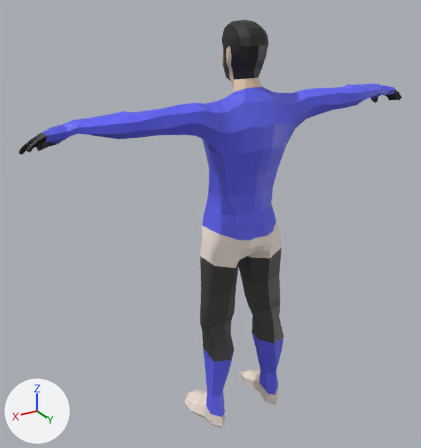
Before and after pictures for a commit that changed the Blender file Assets/Models/Guy/guy.blend.
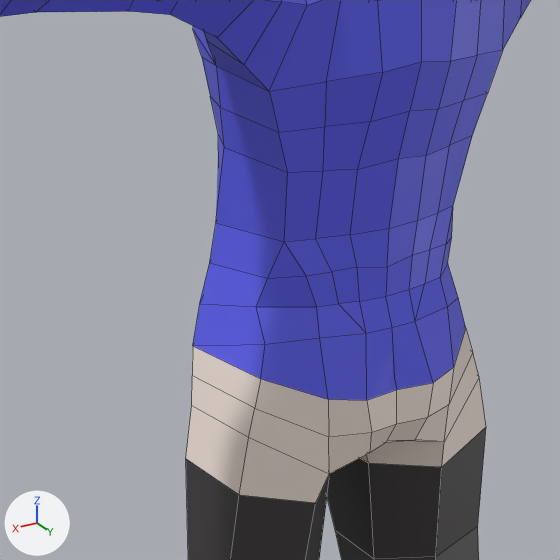
Old and new are each drawn whole from a 50 mm lens placed at (1.472, 2.182, 2.212), pointed at (0.106, -0.096, 1.074) and again close up on the part from 36% to 72% of the width and 29% to 63% of the height. Lighting does not change. The marker at lower left points along +X, +Y and +Z. The close-ups show mesh edges as thin lines.

Objects in the first close-up: 'Male'.
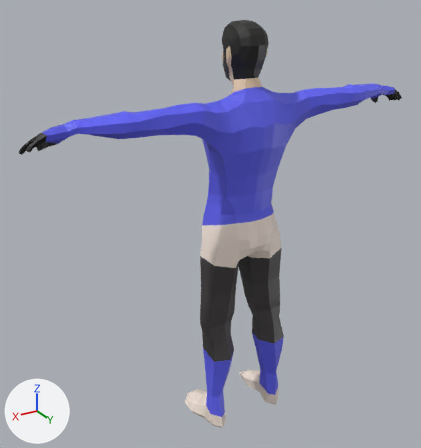
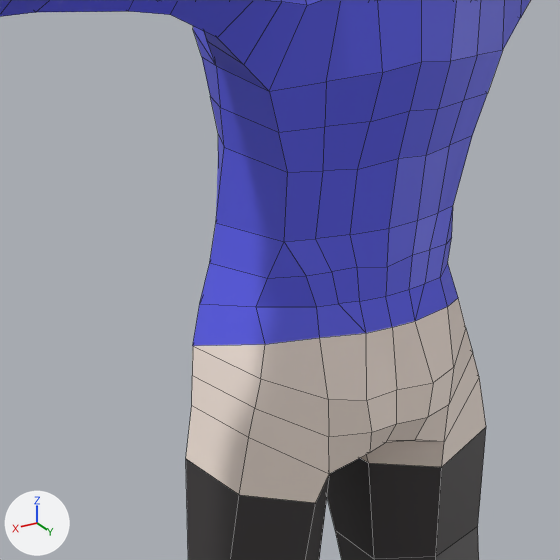
Where the change shows, as pixel boxes (x1, y1, x2, y2) in the close-ups (560 x 560 px; the box of a moved part takes in the faces that stretch with it):
part 1 of me_mesh, moved or reshaped: (366, 321, 433, 400) in both
part 2 of me_mesh, surface changed (blue to grey): (194, 298, 466, 400) in both

What changed in the scene script:
```text
Change me_mesh:
    used by ob_male; location = (0.0, 0.0, 0.0)
    verts and faces of me_mesh; kept vertices keep their numbers, new ones are numbered from 878
    before: 63 (0.05, 0.16, 1.07) at pixel (366, 400), 64 (0.04, 0.14, 1.15) at pixel (366, 333), 405 (0.0, 0.15, 1.09) at pixel (394, 379), 419 (0.0, 0.14, 1.15) at pixel (392, 327), 439 (0.0, 0.16, 1.07) at pixel (396, 389)
    before: 528 (-0.05, 0.16, 1.07) at pixel (433, 382), 529 (-0.04, 0.14, 1.15) at pixel (415, 321)
    remove me_mesh.from_pydata(...)  # 878 vertices, 902 faces; spans x -1.0..1.0, y -0.18..0.18, z 0.0..2.03
    add me_mesh.from_pydata(...)  # 877 vertices, 902 faces; spans x -1.0..1.0, y -0.18..0.18, z 0.0..2.03
    me_mesh part 1
    add delete_vertices([405])  # with the faces that use them
    add faces += [(63, 439, 419, 64), (419, 439, 528, 529)]
    me_mesh part 2: 6 kept faces spanning x -0.19..0.19, y -0.03..0.16, z 1.07..1.16 get new texture (UV) coordinates
```
